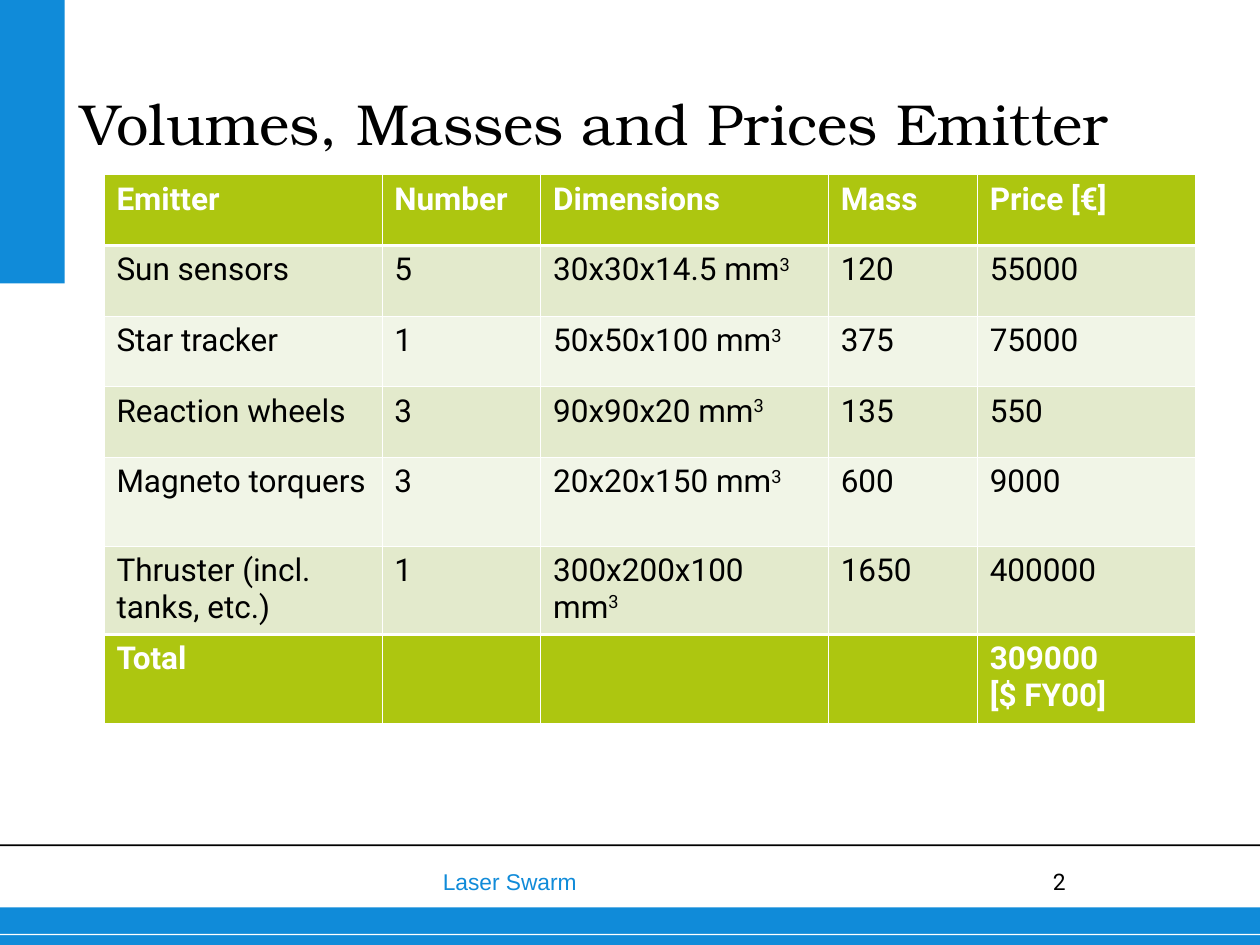
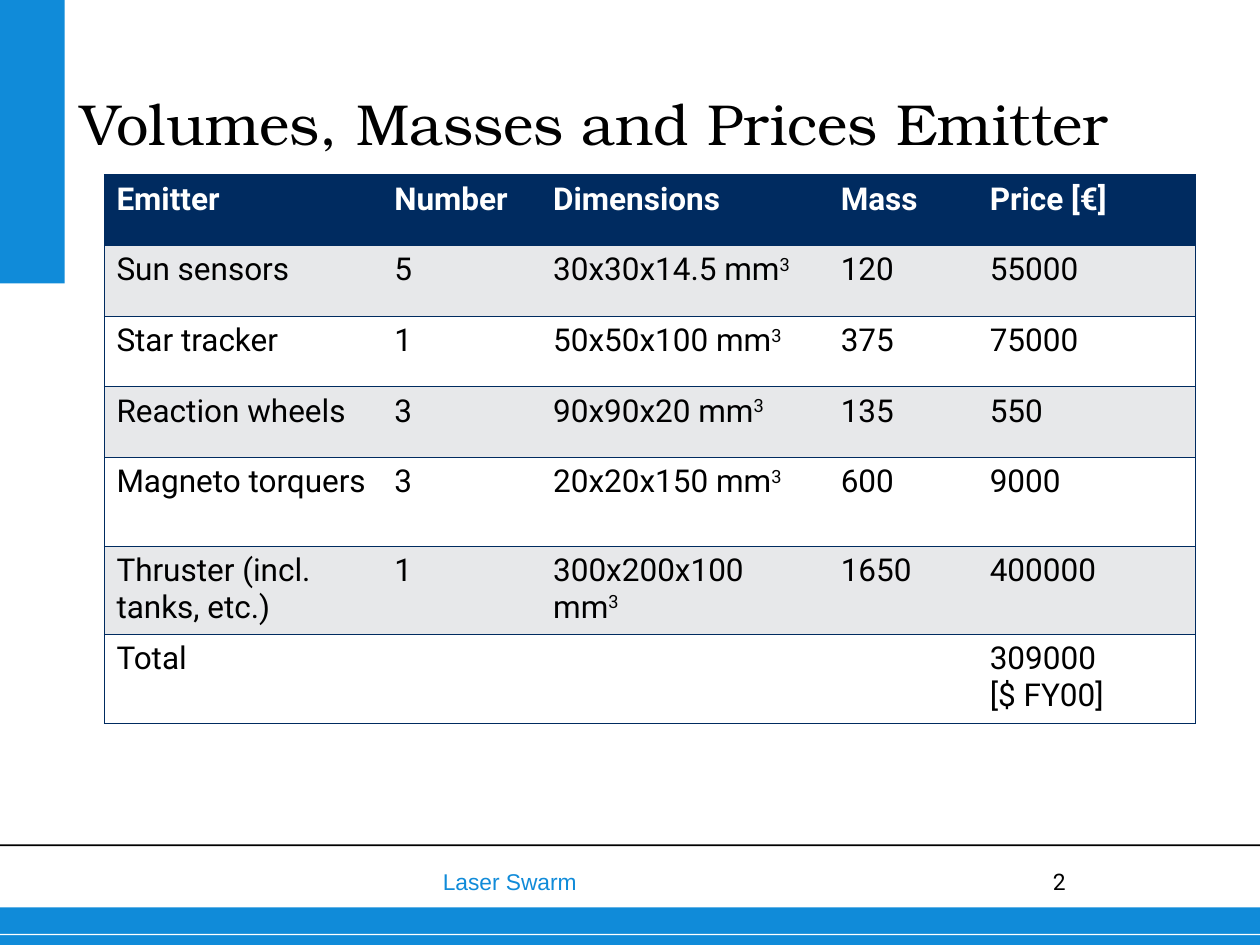
Before and after one commit to thewisenerd/laser-swarm, a slide deck: slide 2 of finalPresentation/subsections/Emitter Satellite_erratum.ppt. Drawn at 1260x945 pixels with LibreOffice and Linux fonts; fonts in the diff are those of the drawing; background and template pictures are left out. Boxes give left, top, right and bottom in pixels: in the first picture for what was removed or moved away, otherwise in the second. Text is boxed around its words. In the diff, an @@ line names an element or a change of style, - is before the commit and + after.

```diff
--- a/finalPresentation/subsections/Emitter Satellite_erratum.ppt
+++ b/finalPresentation/subsections/Emitter Satellite_erratum.ppt
@@ table at (105, 175, 1194, 723) @@
@@ fill #ADC610 to #002B60 in row 1 @@
@@ fill #E3EACC to #E7E8EA in 15 cells @@
@@ fill #F1F5E7 to #FFFFFF in 10 cells @@
@@ fill #ADC610 to #FFFFFF in row 7 @@
@@ text colour #FFFFFF to #000000, bold off in "Total", "309000", "[$ FY00]" @@
@@ borders changed @@
```
Also in this commit, not shown: 1 other slide changed.
